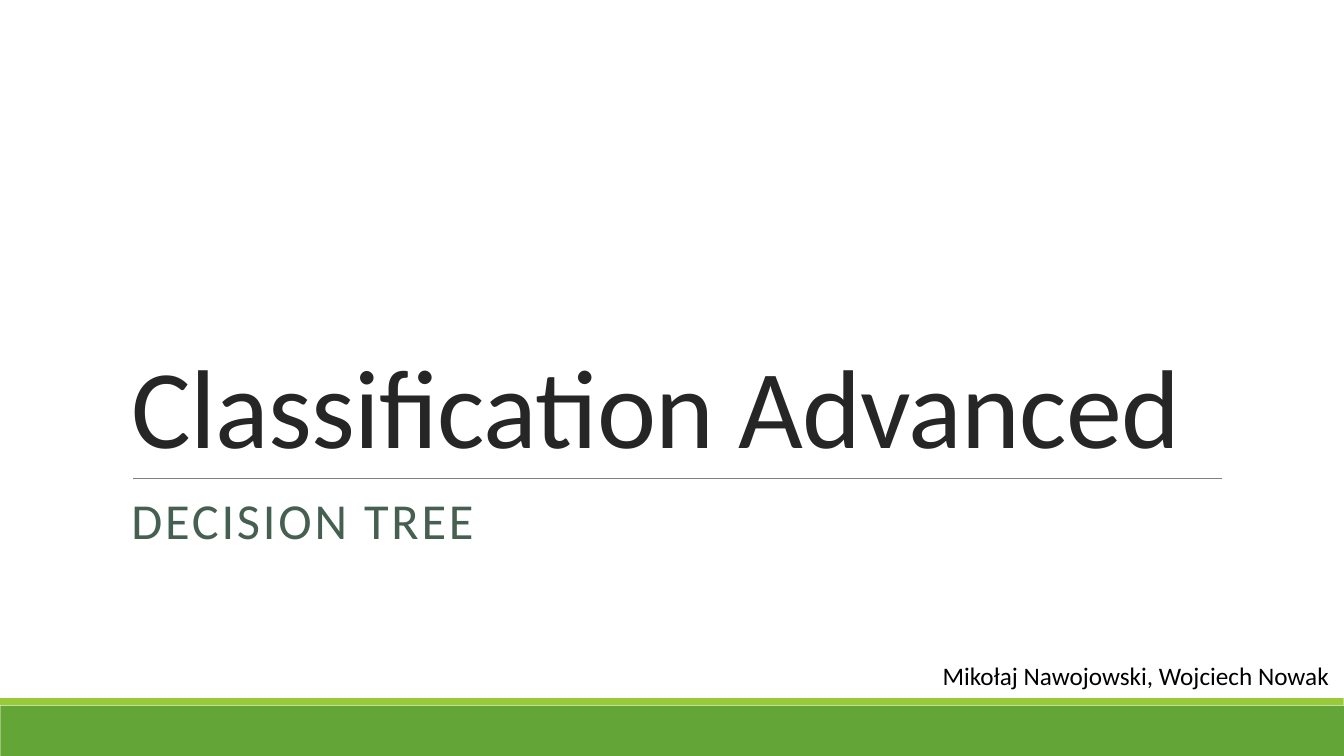
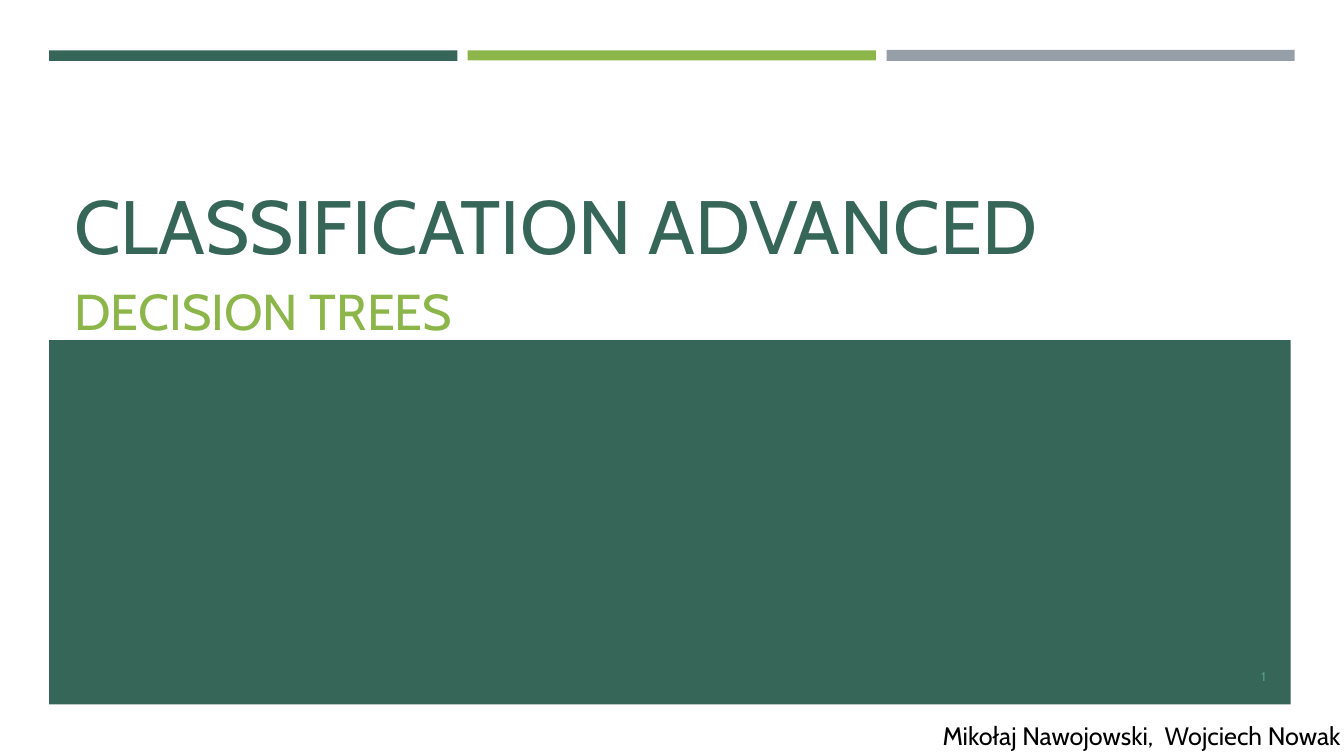
Before and after one commit to Incredibleea/pythonic-iconic, a slide deck: slide 1 of Classification Advanced - Decision Tree/Classification Advanced - Decision Tree.pptx. Drawn at 1344x756 pixels with LibreOffice and Linux fonts; fonts in the diff are those of the drawing. Boxes give left, top, right and bottom in pixels: in the first picture for what was removed or moved away, otherwise in the second. Text is boxed around its words. In the diff, an @@ line names an element or a change of style, - is before the commit and + after.

```diff
--- a/Classification Advanced - Decision Tree/Classification Advanced - Decision Tree.pptx
+++ b/Classification Advanced - Decision Tree/Classification Advanced - Decision Tree.pptx
@@ rectangle added at <box>49,50,458,60</box>, fill #366658 @@
@@ rectangle added at <box>468,50,876,60</box>, fill #8CB64A @@
@@ rectangle added at <box>886,50,1295,62</box>, fill #969FA7 @@
@@ title at <box>74,200,1037,255</box>: text changed; size 80 to 54 pt; font Calibri to Cabin; text colour #262626 to #366658 @@
-Classification Advanced
+CLASSIFICATION ADVANCED
@@ subtitle at <box>74,294,453,341</box>: text changed; font Calibri to Cabin; text colour #455F51 to #8CB64A @@
-DECISION TREE
+DECISION TREES
@@ rectangle added at <box>49,340,1292,704</box>, fill #366658 @@
@@ line removed from (133, 479) to (1222, 479) @@
@@ page number added at <box>1261,673,1265,681</box>, 9 pt, text #55A08A @@
+1
@@ rectangle removed at <box>0,706,1344,756</box> @@
@@ rectangle removed at <box>0,699,1344,706</box> @@
@@ text "Mikołaj Nawojowski, Wojciech Nowak": place and size @@
-text "Mikołaj Nawojowski, Wojciech Nowak" at <box>943,667,1329,690</box>
+text "Mikołaj Nawojowski, Wojciech Nowak" at <box>1022,726,1341,751</box>
@@ text "Mikołaj Nawojowski, Wojciech Nowak" at <box>1022,726,1341,751</box>: font Calibri to Cabin @@
```
Also in this commit, not shown: 6 slides added.
